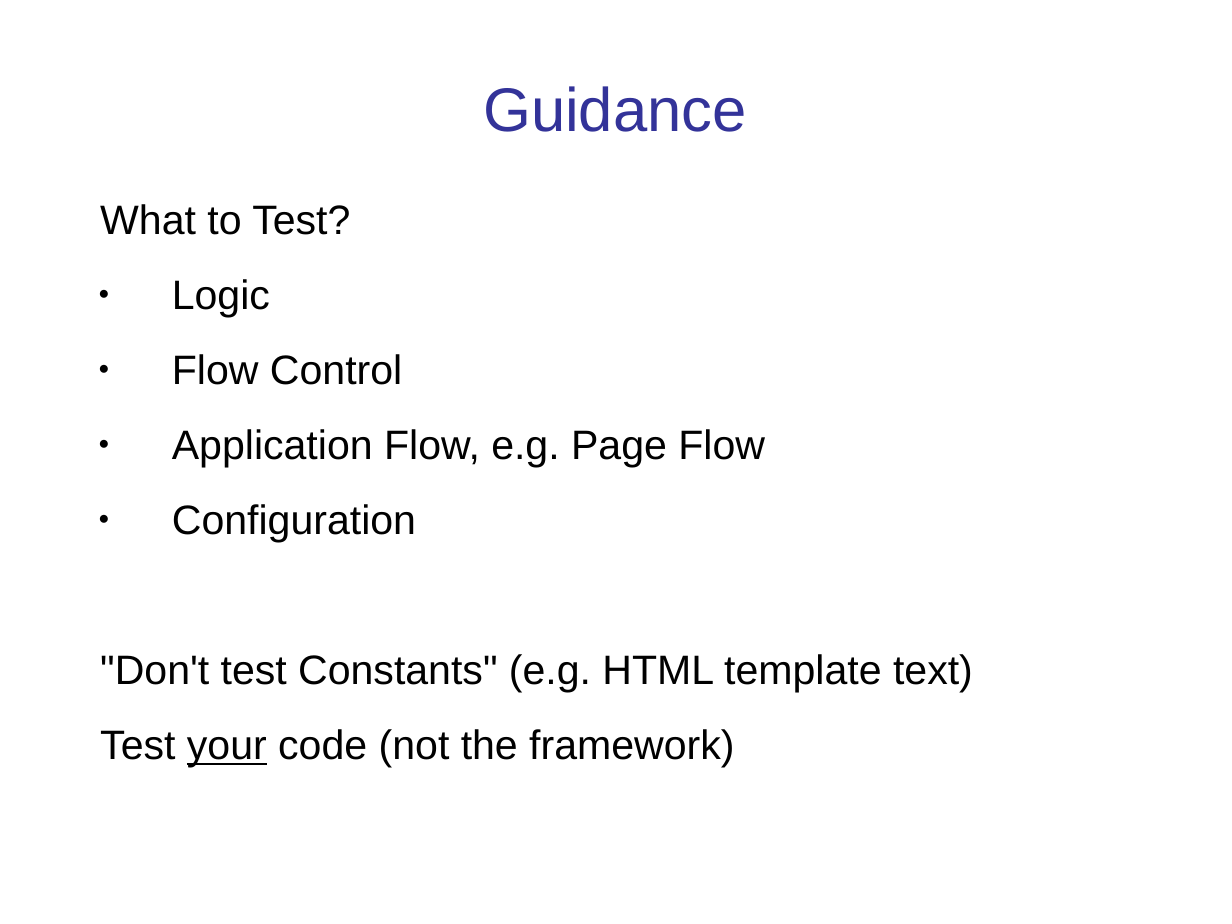
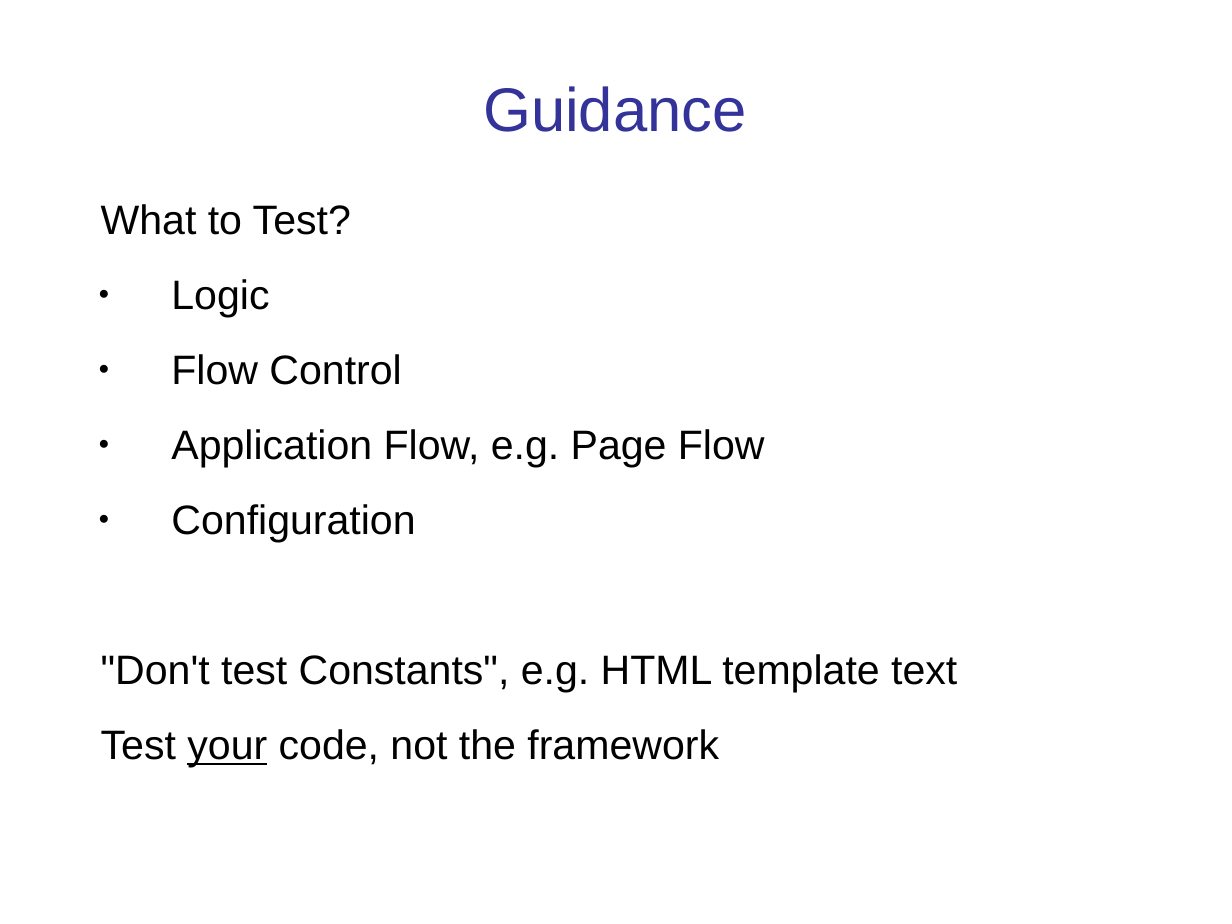
Before and after one commit to cpske/ISP, a slide deck: slide 2 of testing/WebTesting.ppt. Drawn at 1232x924 pixels with LibreOffice and Linux fonts; fonts in the diff are those of the drawing. Boxes give left, top, right and bottom in pixels: in the first picture for what was removed or moved away, otherwise in the second. Text is boxed around its words. In the diff, an @@ line names an element or a change of style, - is before the commit and + after.

```diff
--- a/testing/WebTesting.ppt
+++ b/testing/WebTesting.ppt
@@ text at box(101, 204, 765, 542): indent changed @@
@@ text at box(101, 654, 957, 767): text changed @@
-"Don't test Constants" (e.g. HTML template text)
-Test your code (not the framework)
+"Don't test Constants", e.g. HTML template text
+Test your code, not the framework
```
Also in this commit, not shown: 14 other slides changed, 7 slides added, 2 slides removed, 17 other files.
